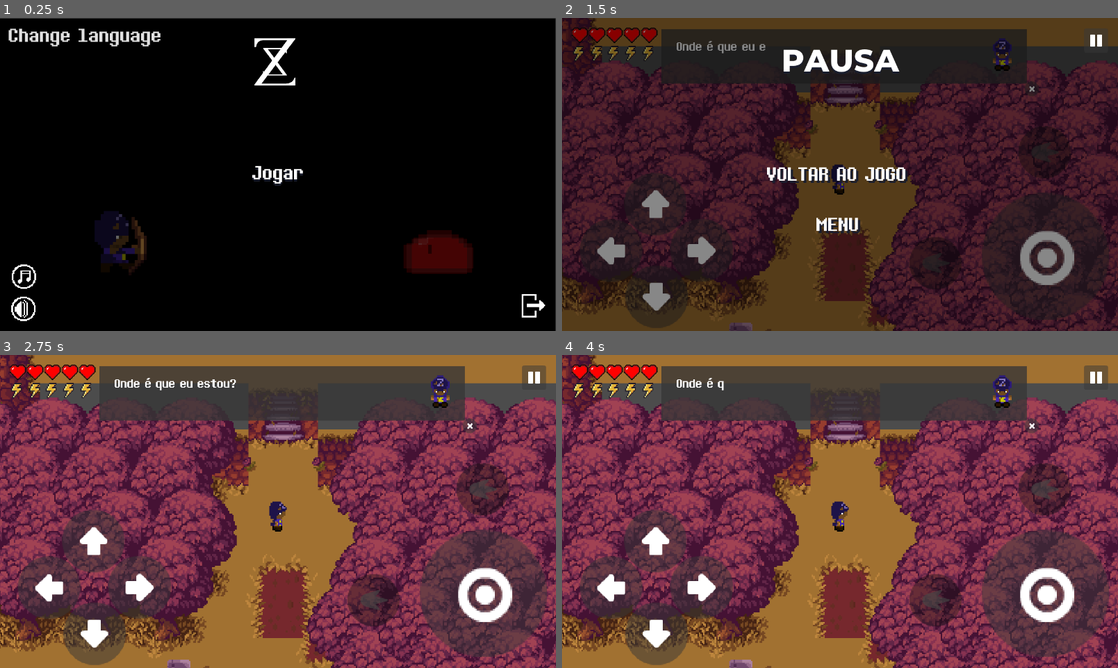
Above: before the commit, frames 1-4 (two rows, left to right).
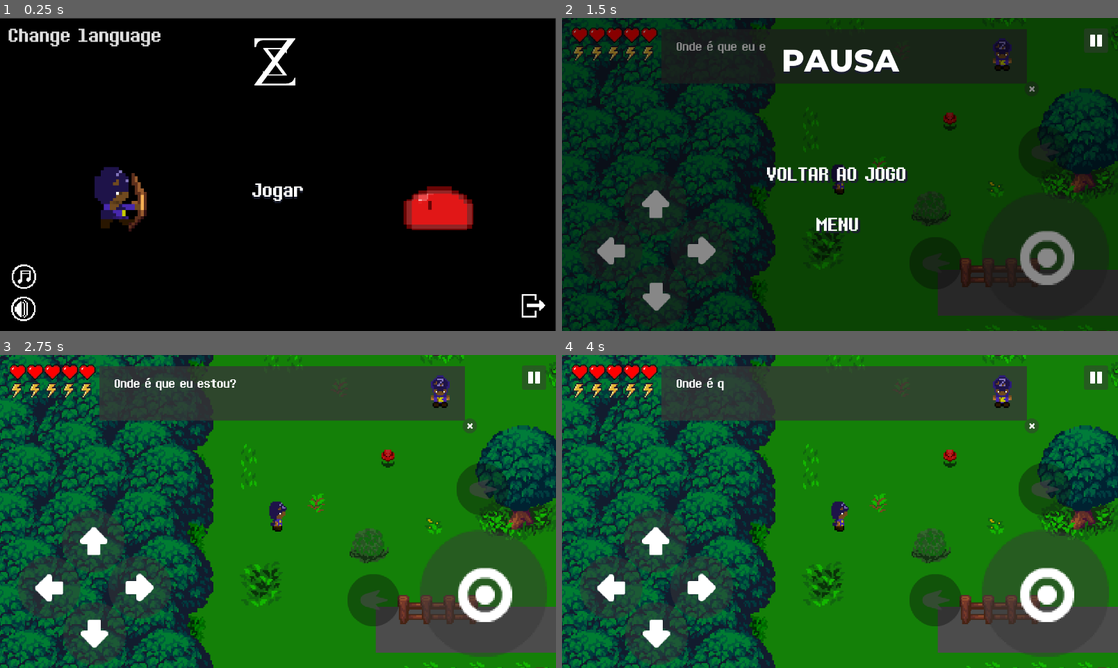
Above: after the commit, the same moments.

Repository: SynT8735/Blackout
Game: Godot game, scene res://Scenes/Menu/Menu.tscn
Two runs of this game, one before a commit and one after it. Both use one fixed random seed, a clock stepped at 60 frames per second and the inputs below. Video files are missing from this copy of the repository; at most half a second of black plays in their place.
Inputs (mouse positions are in pixels of both pictures, inside the frame that each line leads up to):
- Up to frame 1 (0.25 s): no input
- Up to frame 2 (1.5 s): click "Jogar" at 0.5 s; click (1095, 39) at 1.25 s
- Up to frame 3 (2.75 s): click "Voltar ao jogo" at 2 s
- Up to frame 4 (4 s): tap Enter at 2.75 s; hold D (ui_right) 2.78-3.53 s; tap R (ui_restart) at 3.5 s; hold S (ui_down) from 3.53 s (still down)

The runs differ from the first frame. In frame 1, 5.7% of the frame differs, in the area x 17-86%, y 47-82%; in frame 2, 78%; in frame 3, 90%; in frame 4, 90%, in the area x 0-100%, y 0-100%.

Commit message:
Blackout
- Changed the whole rendering system to GLES2
- Changed all the particle nodes to CPUParticle nodes
- Changed the Alpha values of the sprites in the menu

Diff:
--- a/Blackout/Organizado/Scenes/Menu/Menu.tscn
+++ b/Blackout/Organizado/Scenes/Menu/Menu.tscn
@@ -55,20 +55,18 @@
 stretch_mode = 3
 
 [node name="TextureRect" type="TextureRect" parent="."]
-modulate = Color( 1, 1, 1, 0.392157 )
 margin_left = 168.649
-margin_top = 380.839
+margin_top = 279.839
 margin_right = 393.649
-margin_bottom = 605.839
+margin_bottom = 504.839
 texture = ExtResource( 3 )
 expand = true
 
 [node name="TextureRect2" type="TextureRect" parent="."]
-modulate = Color( 0.776471, 0.545098, 0.545098, 0.392157 )
 margin_left = 916.983
-margin_top = 404.17
+margin_top = 303.17
 margin_right = 1101.98
-margin_bottom = 589.17
+margin_bottom = 488.17
 texture = ExtResource( 4 )
 expand = true
 
@@ -88,9 +86,9 @@
 
 [node name="newgame" type="Label" parent="New Game"]
 margin_left = -338.0
-margin_top = 1.0
+margin_top = 41.0
 margin_right = 700.64
-margin_bottom = 60.316
+margin_bottom = 100.316
 custom_fonts/font = SubResource( 2 )
 custom_colors/font_outline_modulate = Color( 0, 0, 0, 1 )
 custom_colors/font_color_shadow = Color( 0.101961, 0.117647, 0.180392, 1 )
--- a/Blackout/Organizado/Scenes/World.tscn
+++ b/Blackout/Organizado/Scenes/World.tscn
@@ -379,7 +379,7 @@
 animation = "zell"
 
 [node name="Player" parent="." instance=ExtResource( 25 )]
-position = Vector2( 2173.48, -25.3838 )
+position = Vector2( 157.584, 252.362 )
 
 [node name="Camera2D" type="Camera2D" parent="Player"]
 current = true
@@ -504,7 +504,6 @@
 texture = ExtResource( 40 )
 
 [node name="particles_boss" type="Node2D" parent="."]
-editor/display_folded = true
 visible = false
 z_index = 9
 
--- a/Blackout/Organizado/Scenes/particles.tscn
+++ b/Blackout/Organizado/Scenes/particles.tscn
@@ -1,39 +1,29 @@
-[gd_scene load_steps=3 format=2]
-
-[sub_resource type="ParticlesMaterial" id=1]
-emission_shape = 1
-emission_sphere_radius = 24.54
-flag_disable_z = true
-gravity = Vector3( 0, -98, 0 )
-initial_velocity_random = 1.0
-angular_velocity = 2.77786e-008
-angular_velocity_random = 1.0
-orbit_velocity = 0.0
-orbit_velocity_random = 0.0
-scale = 5.0
-scale_random = 1.0
-color = Color( 0.772549, 0.00784314, 0.00784314, 1 )
-
-[sub_resource type="ParticlesMaterial" id=2]
-emission_shape = 1
-emission_sphere_radius = 24.54
-flag_disable_z = true
-gravity = Vector3( 0, -98, 0 )
-initial_velocity_random = 1.0
-angular_velocity = 1.71415e+028
-angular_velocity_random = 1.0
-orbit_velocity = 0.0
-orbit_velocity_random = 0.0
-scale = 5.0
-scale_random = 1.0
-color = Color( 0, 0, 0, 1 )
+[gd_scene format=2]
 
 [node name="particles" type="Node2D"]
 scale = Vector2( 0.5, 0.5 )
 
-[node name="Particles2D" type="Particles2D" parent="."]
-process_material = SubResource( 1 )
+[node name="Particles2D" type="CPUParticles2D" parent="."]
+emission_shape = 1
+emission_sphere_radius = 24.54
+gravity = Vector2( 0, -98 )
+initial_velocity = 0.0
+initial_velocity_random = 1.0
+angular_velocity = 2.77786e-008
+angular_velocity_random = 1.0
+scale_amount = 5.0
+scale_amount_random = 1.0
+color = Color( 0.772549, 0.00784314, 0.00784314, 1 )
 
-[node name="Particles2D2" type="Particles2D" parent="."]
+[node name="Particles2D2" type="CPUParticles2D" parent="."]
 amount = 4
-process_material = SubResource( 2 )
+emission_shape = 1
+emission_sphere_radius = 24.54
+gravity = Vector2( 0, -98 )
+initial_velocity = 0.0
+initial_velocity_random = 1.0
+angular_velocity = 1.71415e+028
+angular_velocity_random = 1.0
+scale_amount = 5.0
+scale_amount_random = 1.0
+color = Color( 0, 0, 0, 1 )
--- a/Blackout/Organizado/Scenes/ss_cutscene.tscn
+++ b/Blackout/Organizado/Scenes/ss_cutscene.tscn
@@ -13,74 +13,7 @@
 "speed": 5.0
 } ]
 
-[sub_resource type="ParticlesMaterial" id=2]
-emission_shape = 1
-emission_sphere_radius = 24.54
-flag_disable_z = true
-gravity = Vector3( 0, -98, 0 )
-initial_velocity_random = 1.0
-angular_velocity = 2.77786e-008
-angular_velocity_random = 1.0
-orbit_velocity = 0.0
-orbit_velocity_random = 0.0
-scale = 5.0
-scale_random = 1.0
-color = Color( 0.772549, 0.00784314, 0.00784314, 1 )
-
-[sub_resource type="ParticlesMaterial" id=3]
-emission_shape = 1
-emission_sphere_radius = 24.54
-flag_disable_z = true
-gravity = Vector3( 0, -98, 0 )
-initial_velocity_random = 1.0
-angular_velocity = 1.71415e+028
-angular_velocity_random = 1.0
-orbit_velocity = 0.0
-orbit_velocity_random = 0.0
-scale = 5.0
-scale_random = 1.0
-color = Color( 0, 0, 0, 1 )
-
-[sub_resource type="ParticlesMaterial" id=4]
-flag_disable_z = true
-gravity = Vector3( 98, 0, 0 )
-angular_velocity = -4418.44
-orbit_velocity = 1.0
-orbit_velocity_random = 1.0
-scale = 6.0
-scale_random = 1.0
-color = Color( 0.596078, 0.596078, 0.596078, 1 )
-
-[sub_resource type="ParticlesMaterial" id=5]
-flag_disable_z = true
-gravity = Vector3( 0, 98, 0 )
-angular_velocity = -9.69011e+021
-orbit_velocity = 1.0
-orbit_velocity_random = 1.0
-scale = 6.0
-scale_random = 1.0
-color = Color( 0.596078, 0.596078, 0.596078, 1 )
-
-[sub_resource type="ParticlesMaterial" id=6]
-flag_disable_z = true
-gravity = Vector3( 0, -98, 0 )
-orbit_velocity = 1.0
-orbit_velocity_random = 1.0
-scale = 6.0
-scale_random = 1.0
-color = Color( 0.596078, 0.596078, 0.596078, 1 )
-
-[sub_resource type="ParticlesMaterial" id=7]
-flag_disable_z = true
-gravity = Vector3( -98, 0, 0 )
-angular_velocity = -2.5171e+031
-orbit_velocity = 1.0
-orbit_velocity_random = 1.0
-scale = 6.0
-scale_random = 1.0
-color = Color( 0.596078, 0.596078, 0.596078, 1 )
-
-[sub_resource type="Animation" id=8]
+[sub_resource type="Animation" id=2]
 resource_name = "despawn"
 tracks/0/type = "value"
 tracks/0/path = NodePath("Particles2D3:emitting")
@@ -234,49 +167,85 @@
 z_index = 3
 frames = SubResource( 1 )
 animation = "idle"
-frame = 1
 playing = true
 script = ExtResource( 4 )
 
-[node name="Particles2D" type="Particles2D" parent="."]
+[node name="Particles2D" type="CPUParticles2D" parent="."]
 z_index = -1
-process_material = SubResource( 2 )
-
-[node name="Particles2D2" type="Particles2D" parent="."]
-amount = 4
-process_material = SubResource( 3 )
-
-[node name="Particles2D3" type="Particles2D" parent="."]
-emitting = false
-amount = 4
-one_shot = true
-speed_scale = 1.5
-process_material = SubResource( 4 )
-
-[node name="Particles2D4" type="Particles2D" parent="."]
-emitting = false
-amount = 4
-one_shot = true
-speed_scale = 1.5
-process_material = SubResource( 5 )
-
-[node name="Particles2D5" type="Particles2D" parent="."]
-emitting = false
-amount = 4
-one_shot = true
-speed_scale = 1.5
-process_material = SubResource( 6 )
-
-[node name="Particles2D6" type="Particles2D" parent="."]
-emitting = false
-amount = 4
-one_shot = true
-speed_scale = 1.5
-process_material = SubResource( 7 )
+emission_shape = 1
+emission_sphere_radius = 24.54
+gravity = Vector2( 0, -98 )
+initial_velocity = 0.0
+initial_velocity_random = 1.0
+angular_velocity = 2.77786e-008
+angular_velocity_random = 1.0
+scale_amount = 5.0
+scale_amount_random = 1.0
+color = Color( 0.772549, 0.00784314, 0.00784314, 1 )
+
+[node name="Particles2D2" type="CPUParticles2D" parent="."]
+amount = 4
+emission_shape = 1
+emission_sphere_radius = 24.54
+gravity = Vector2( 0, -98 )
+initial_velocity = 0.0
+initial_velocity_random = 1.0
+angular_velocity = 1.71415e+028
+angular_velocity_random = 1.0
+scale_amount = 5.0
+scale_amount_random = 1.0
+color = Color( 0, 0, 0, 1 )
+
+[node name="Particles2D3" type="CPUParticles2D" parent="."]
+emitting = false
+amount = 4
+one_shot = true
+speed_scale = 1.5
+gravity = Vector2( 98, 0 )
+initial_velocity = 0.0
+angular_velocity = -4418.44
+scale_amount = 6.0
+scale_amount_random = 1.0
+color = Color( 0.596078, 0.596078, 0.596078, 1 )
+
+[node name="Particles2D4" type="CPUParticles2D" parent="."]
+emitting = false
+amount = 4
+one_shot = true
+speed_scale = 1.5
+gravity = Vector2( 0, 98 )
+initial_velocity = 0.0
+angular_velocity = -9.69011e+021
+scale_amount = 6.0
+scale_amount_random = 1.0
+color = Color( 0.596078, 0.596078, 0.596078, 1 )
+
+[node name="Particles2D5" type="CPUParticles2D" parent="."]
+emitting = false
+amount = 4
+one_shot = true
+speed_scale = 1.5
+gravity = Vector2( 0, -98 )
+initial_velocity = 0.0
+scale_amount = 6.0
+scale_amount_random = 1.0
+color = Color( 0.596078, 0.596078, 0.596078, 1 )
+
+[node name="Particles2D6" type="CPUParticles2D" parent="."]
+emitting = false
+amount = 4
+one_shot = true
+speed_scale = 1.5
+gravity = Vector2( -98, 0 )
+initial_velocity = 0.0
+angular_velocity = -2.5171e+031
+scale_amount = 6.0
+scale_amount_random = 1.0
+color = Color( 0.596078, 0.596078, 0.596078, 1 )
 
 [node name="AnimationPlayer" type="AnimationPlayer" parent="."]
-anims/despawn = SubResource( 8 )
-anims/spawn = SubResource( 9 )
+anims/despawn = SubResource( 2 )
+anims/spawn = SubResource( 3 )
 
 [node name="Timer" type="Timer" parent="."]
 one_shot = true
--- a/Blackout/Organizado/project.godot
+++ b/Blackout/Organizado/project.godot
@@ -144,6 +144,7 @@
 
 [rendering]
 
+quality/driver/driver_name="GLES2"
 quality/intended_usage/framebuffer_allocation=0
 quality/intended_usage/framebuffer_allocation.mobile=1
 quality/2d/use_pixel_snap=true
Not shown: 2 places in Blackout/Organizado/Scenes/ss_cutscene.tscn that only renumber resources
Binary file changed: Blackout/Organizado/translations.en.translation
Binary file changed: Blackout/Organizado/translations.pt.translation
Binary file changed: Blackout/Organizado/translations.ru.translation
